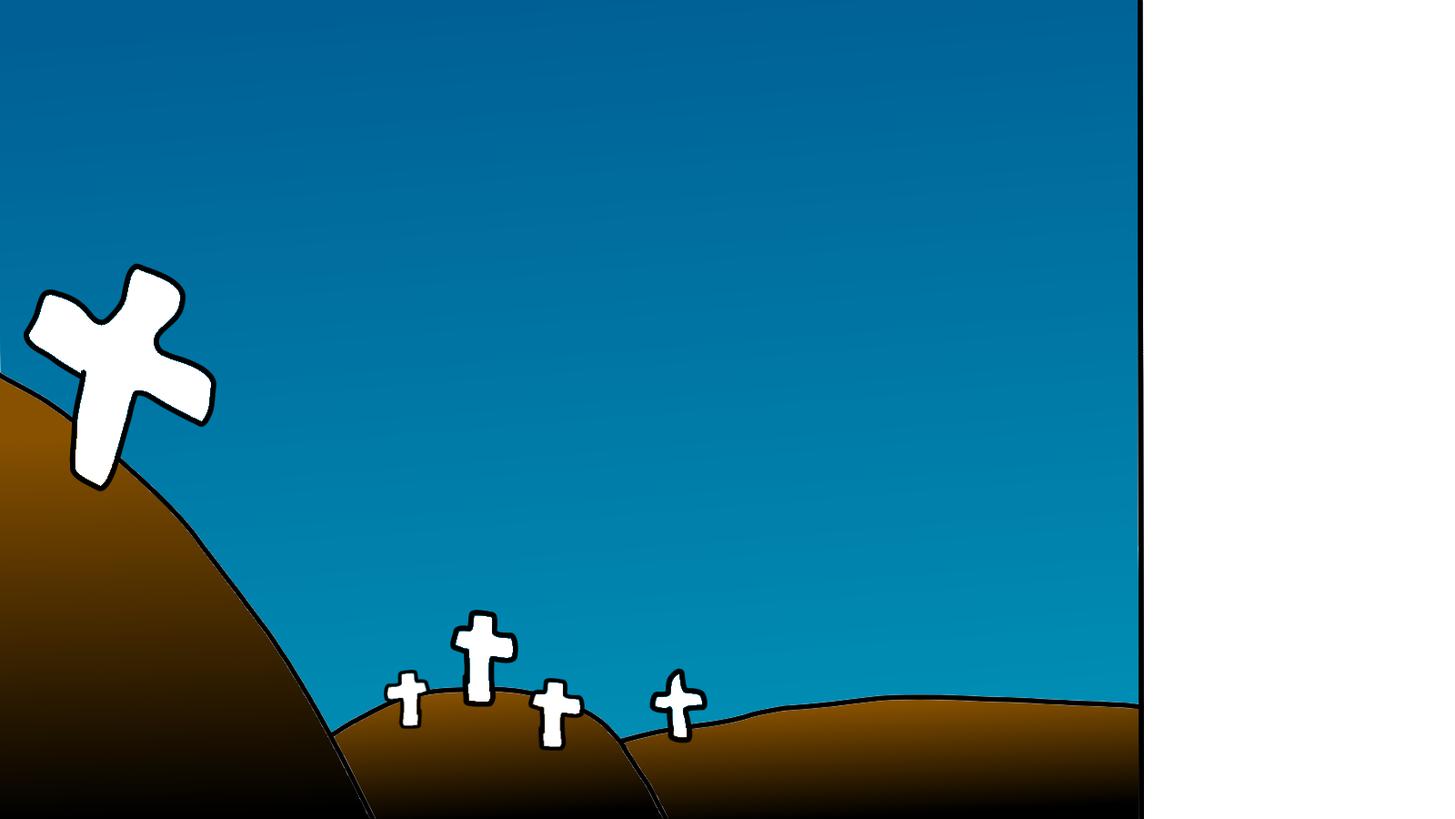
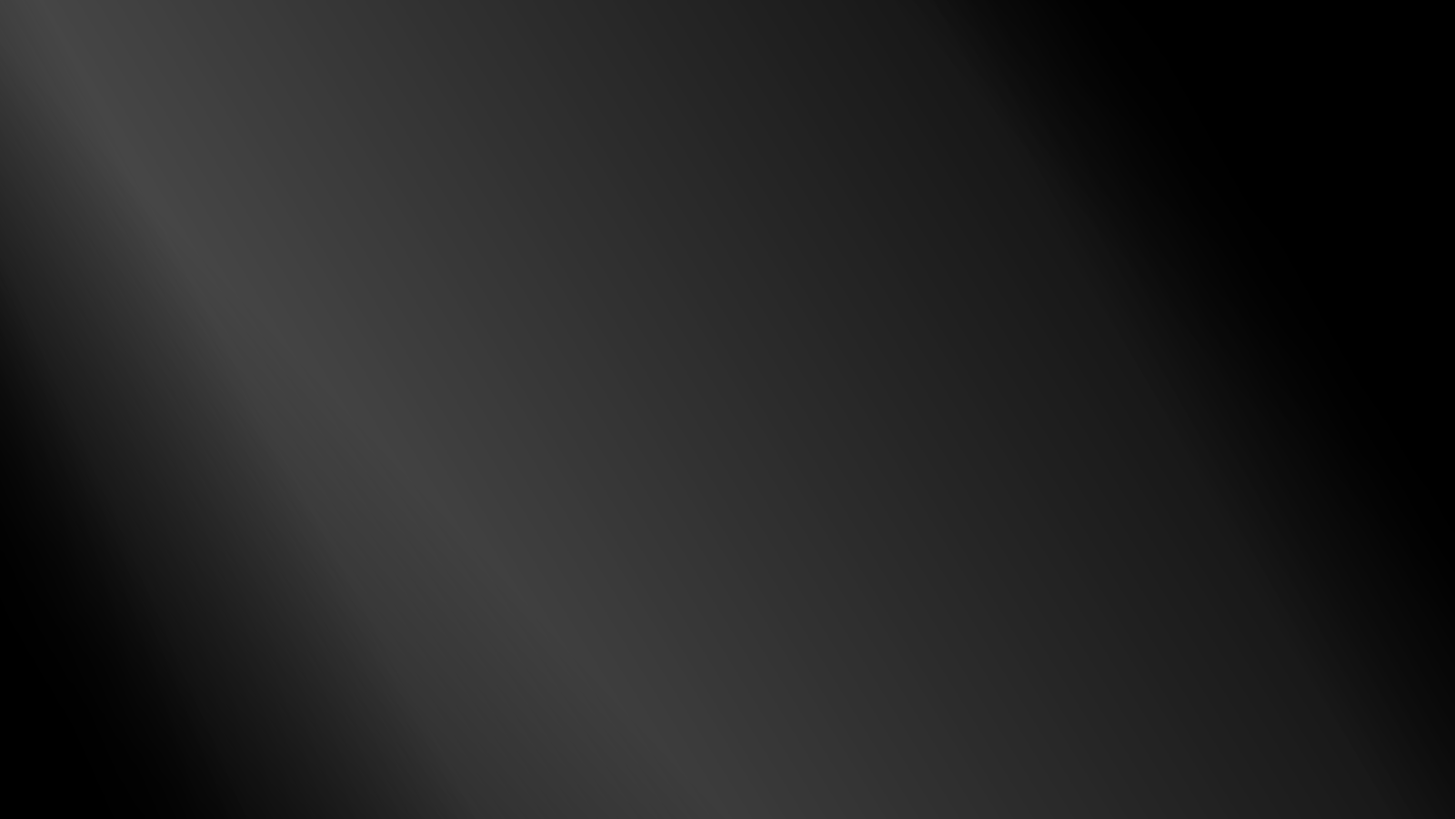
Layer changes from the first 1455x819 image to the second:
pixels changed over [0, 0, 1455, 819] (layer not identified)
